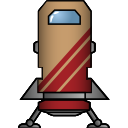
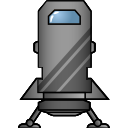
Layer changes from the first 128x128 image to the second:
pixels changed over <box>37,1,92,110</box> (layer not identified)
